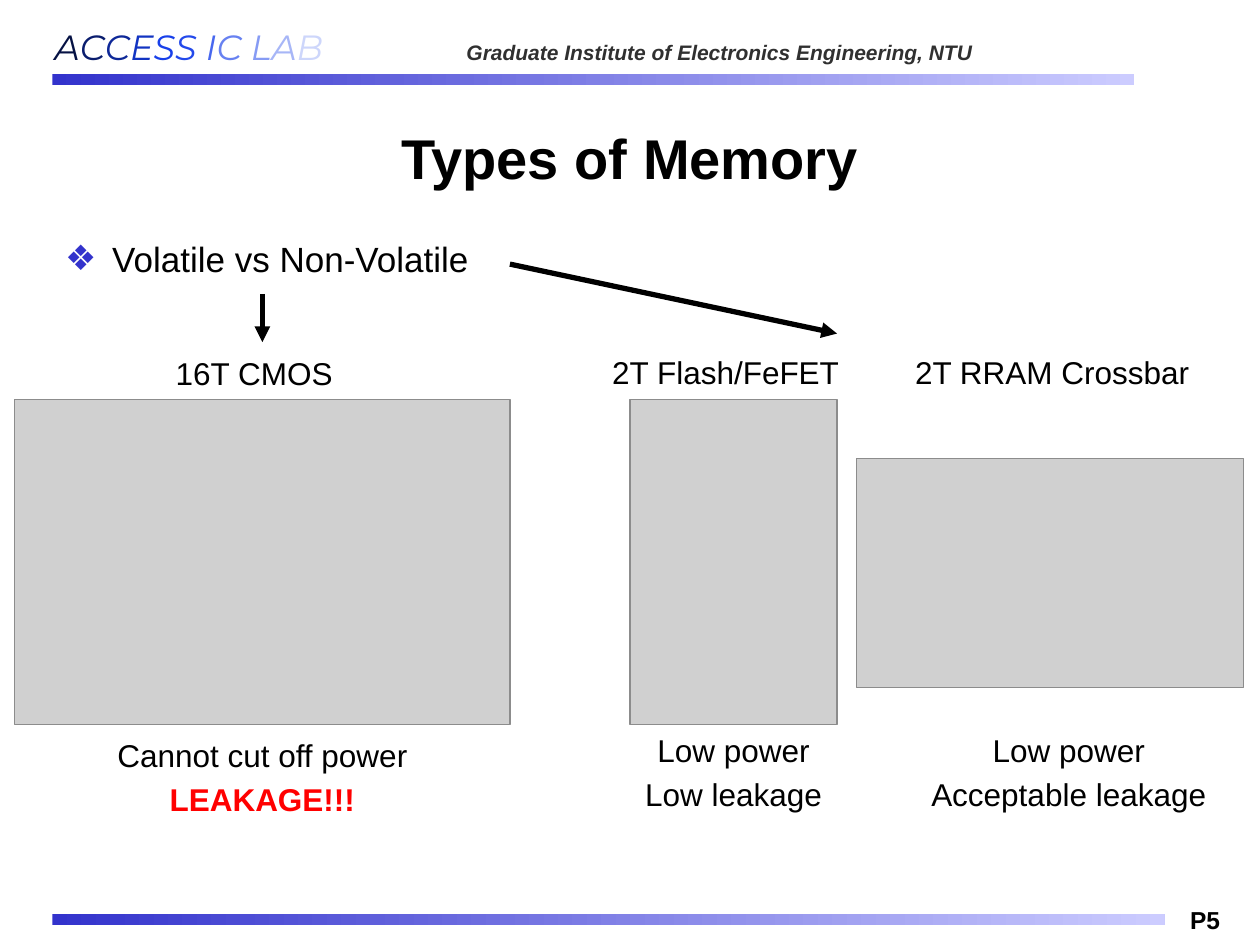
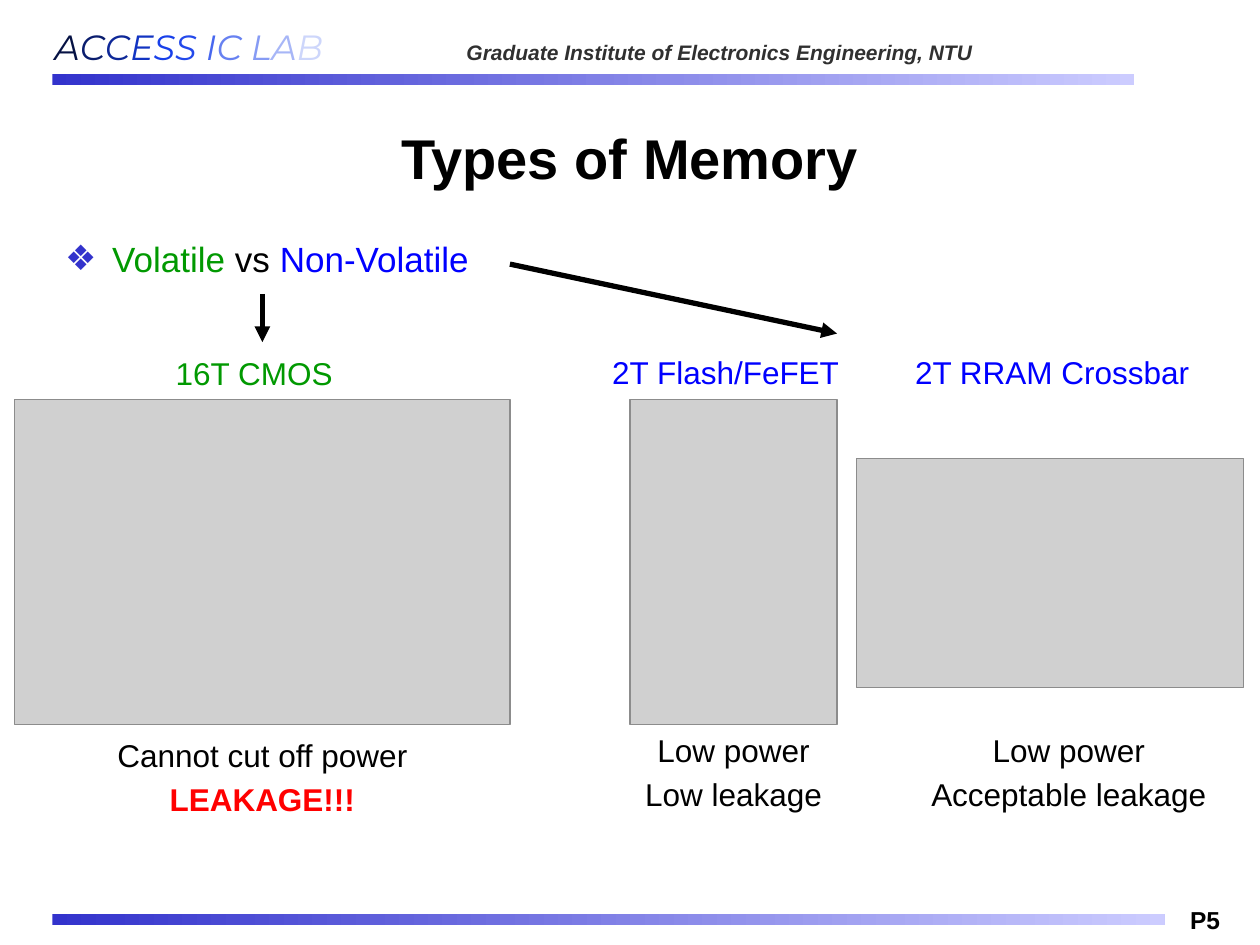
Before and after one commit to Oniontow/AndyWu_Project, a slide deck: slide 5 of IMS_NEW.pptx. Drawn at 1260x945 pixels with LibreOffice and Linux fonts; fonts in the diff are those of the drawing; grey boxes stand for pictures; background and template pictures are left out. Boxes give left, top, right and bottom in pixels: in the first picture for what was removed or moved away, otherwise in the second. Text is boxed around its words. In the diff, an @@ line names an element or a change of style, - is before the commit and + after.

```diff
--- a/IMS_NEW.pptx
+++ b/IMS_NEW.pptx
@@ text "Volatile vs Non-Volatile" at (x1=112, y1=246, x2=469, y2=273): text colour #000000 to #019901 in "Volatile"; text colour #000000 to #0000FF in "Non-Volatile" @@
@@ text "16T CMOS" at (x1=176, y1=363, x2=332, y2=386): text colour #000000 to #019901 @@
@@ text "2T Flash/FeFET" at (x1=612, y1=361, x2=839, y2=385): text colour #000000 to #0000FF @@
@@ text "2T RRAM Crossbar" at (x1=915, y1=361, x2=1189, y2=385): text colour #000000 to #0000FF @@
```
Also in this commit, not shown: 7 other slides changed.
